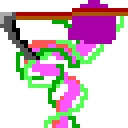
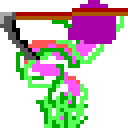
Layer changes from the first 128×128 image to the second:
added layer "Grass" above "Vines" over [36, 92, 88, 128]
